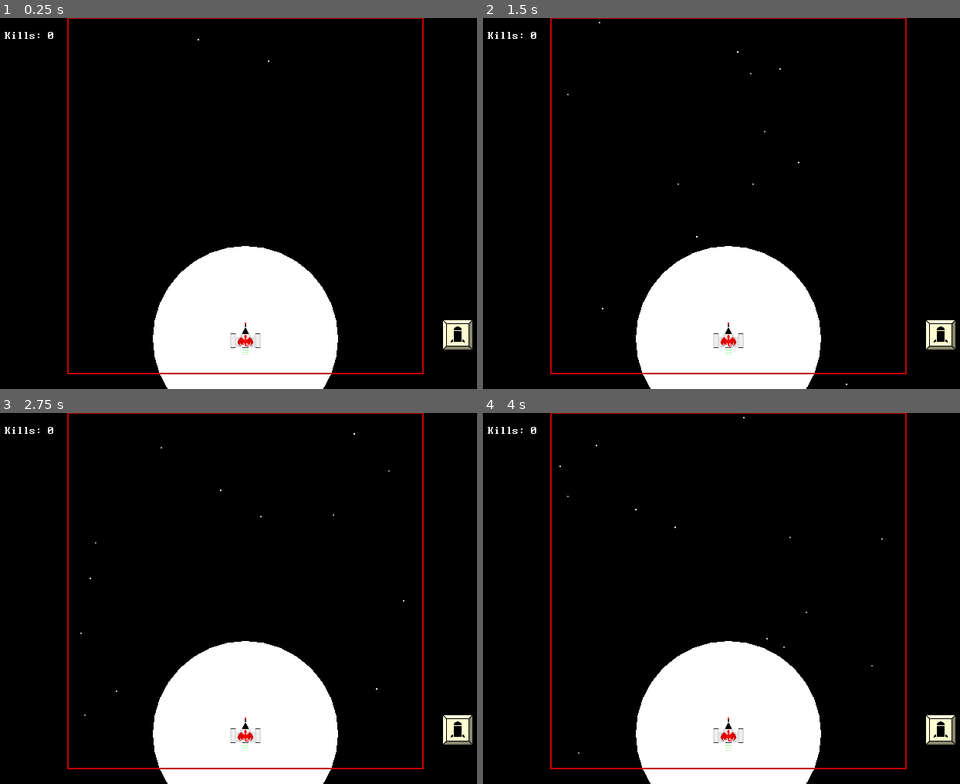
Above: before the commit, frames 1-4 (two rows, left to right).
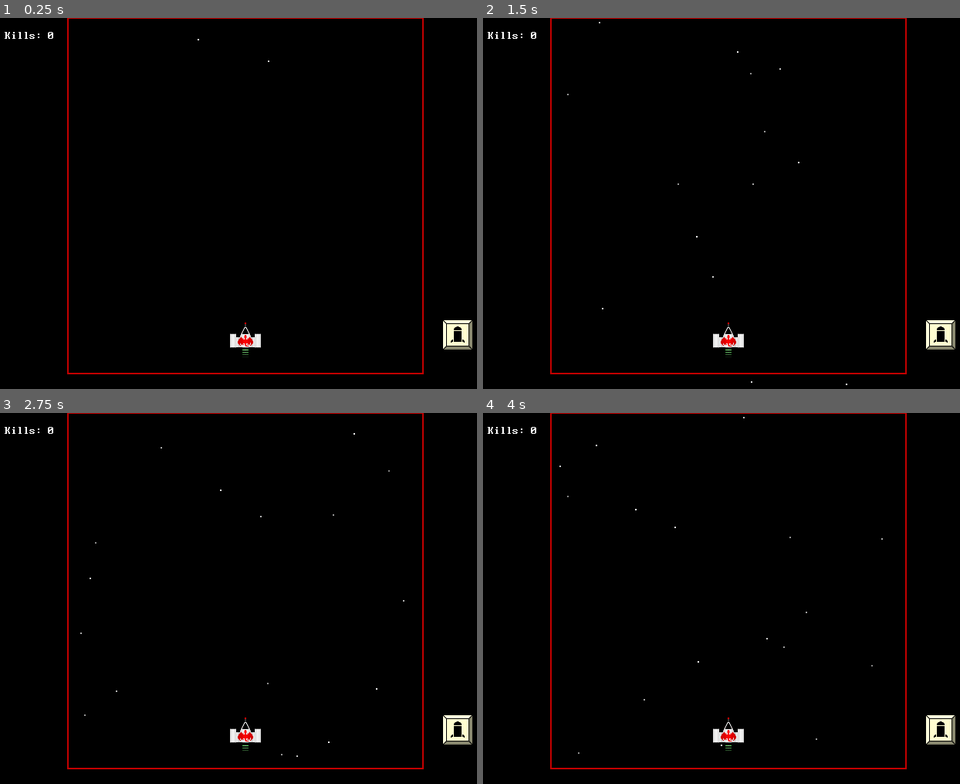
Above: after the commit, the same moments.

Repository: swashdev/minigame-madness
Game: Godot game, scene res://mini/shooter/scenes/shooter_frame.tscn
Same seed, same stepped clock (60 frames per second), same inputs: the game is played once before the commit and once after it. This scene is started directly instead of the project's main scene.
Inputs (mouse positions are in pixels of both pictures, inside the frame that each line leads up to):
- Up to frame 1 (0.25 s): no input
- Up to frame 2 (1.5 s): move the mouse to (835, 184) at 0.52 s; hold Space (action) 0.53-1.28 s; hold Right (move_right) from 0.53 s (still down); tap Up (move_up) at 0.77 s; tap Enter at 1.25 s; move the mouse to (630, 222) at 1.27 s; tap A (secret_a) at 1.35 s
- Up to frame 3 (2.75 s): tap Up (move_up) at 1.52 s; move the mouse to (295, 516) at 2.02 s; release Right (move_right) at 2.03 s; hold Left (move_left) from 2.03 s (still down); tap B (secret_b) at 2.1 s
- Up to frame 4 (4 s): move the mouse to (702, 672) at 2.77 s; release Left (move_left) at 2.78 s; hold Right (move_right) from 2.78 s (still down); tap Space (action) at 2.85 s; tap Up (move_up) at 3.02, 3.77 s; move the mouse to (878, 654) at 3.52 s; tap A (secret_a) at 3.6 s

The runs differ from the first frame. In frame 1, 12% of the frame differs, in the area x 32-71%, y 61-100%; in frame 2, 12%; in frame 3, 12%; in frame 4, 12%.

Commit message:
[SHOOTER] better big boom animation.
The big boom will now start as a small circle and grow and fade out like
a real explosion would.

Diff:
--- a/mini/shooter/scenes/projectiles/dragon_missile.tscn
+++ b/mini/shooter/scenes/projectiles/dragon_missile.tscn
@@ -26,6 +26,8 @@
 one_shot = true
 
 [node name="BigBoom" type="Node2D" parent="." index="4"]
+visible = false
+scale = Vector2( 0.1, 0.1 )
 script = ExtResource( 4 )
 _radius = 120.0
 
--- a/mini/shooter/scripts/projectiles/dragon_missile.gd
+++ b/mini/shooter/scripts/projectiles/dragon_missile.gd
@@ -10,6 +10,10 @@
 
 # Whether or not the missile has exploded.
 var _exploded: bool = false
+
+
+# The visual effect for the explosion.
+onready var _big_boom: Circle = $BigBoom
 
 
 # Reset the missile's collision shape on game start.
@@ -27,10 +31,17 @@
 		if position.y <= BOOM_AT_Y:
 			blow_up()
 	else:
-		var alpha = $BigBoom.modulate.a
+		var alpha = _big_boom.modulate.a
+		var boom_scale = _big_boom.scale.x
 		if alpha > 0.0:
 			alpha -= 1.0 * delta
-			$BigBoom.modulate.a = alpha
+			_big_boom.modulate.a = alpha
+			if boom_scale < 1.0:
+				boom_scale += 2.7 * delta
+				_big_boom.scale.x = boom_scale
+				_big_boom.scale.y = boom_scale
+			elif boom_scale > 1.0:
+				_big_boom.scale = Vector2(1.0, 1.0)
 		else:
 			queue_free()
 
Not shown, changed: CHANGELOG.md
